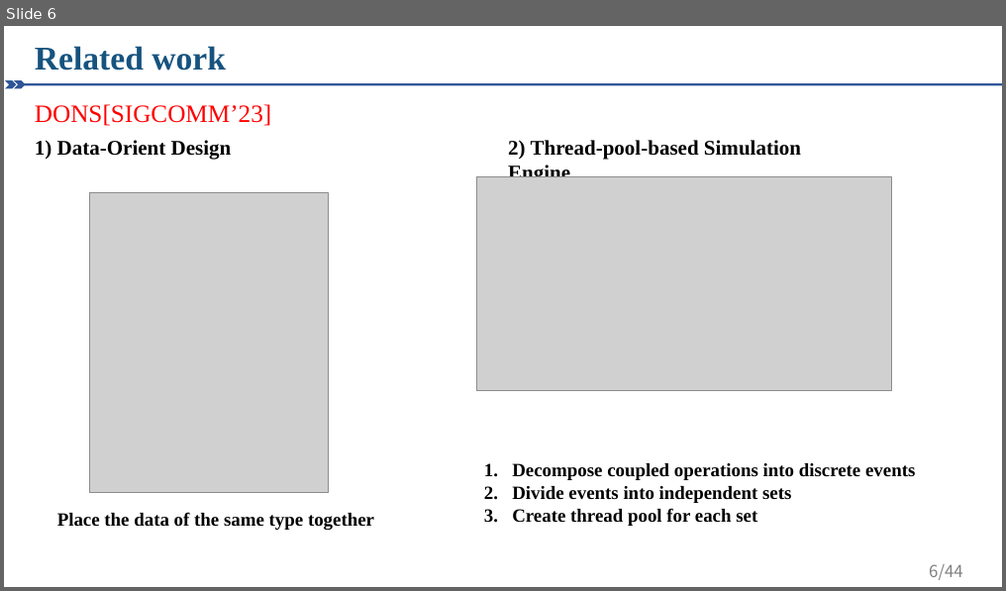
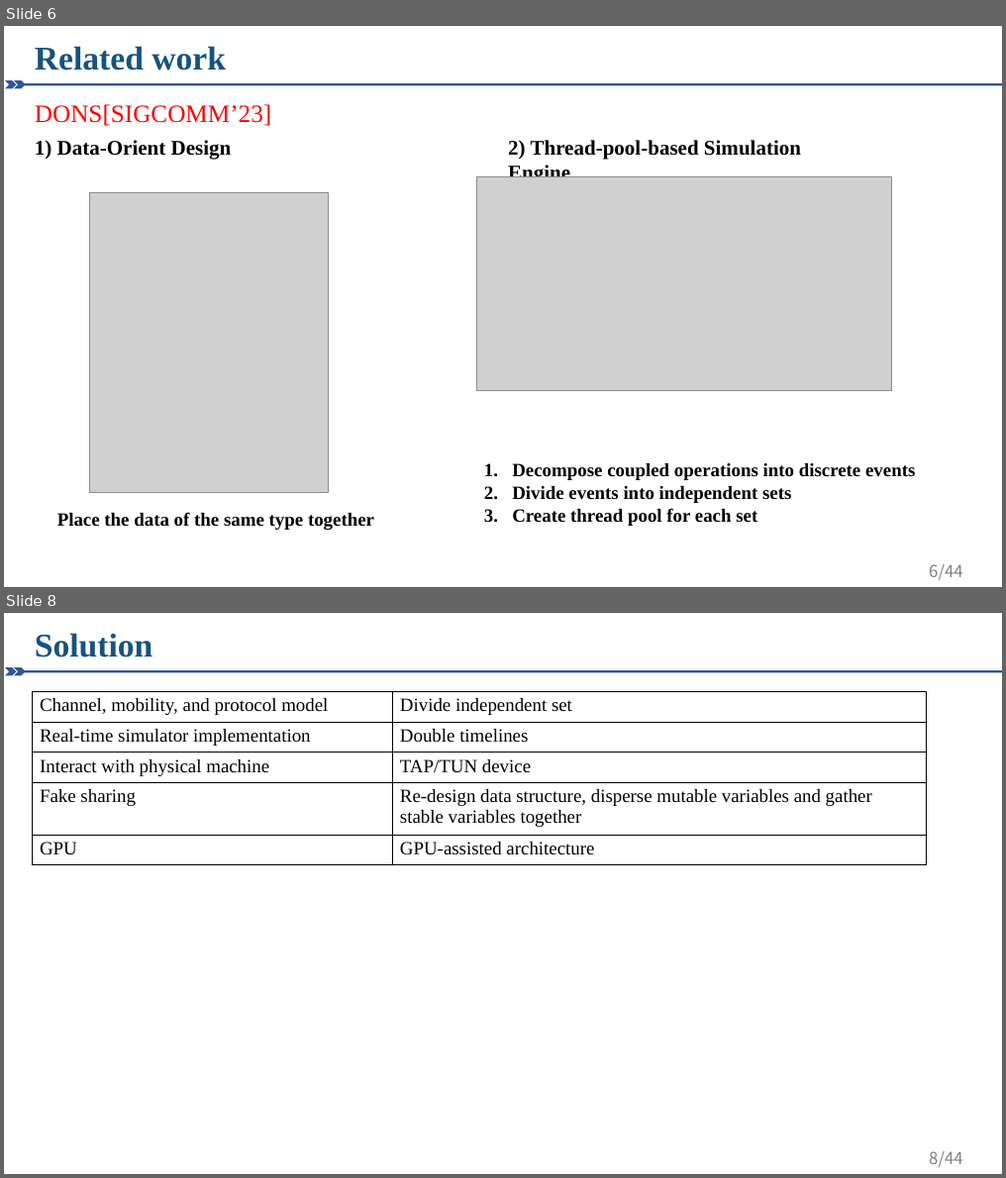
Before and after one commit to Qinyong-Li/obsidian, a slide deck: OS/DONS/FES.pptx. Shown one above the other, each under a label of ours: slide 6 before the commit, slides 6 and 8 after it; the slides between them are not shown. The pictures are 1006x591 and 1006x1178 pixels, drawn with LibreOffice and Linux fonts; fonts in the diff are those of the drawing; grey boxes stand for pictures. Boxes give left, top, right and bottom in pixels: in the first picture for what was removed or moved away, otherwise in the second. Text is boxed around its words. In the diff, an @@ line names an element or a change of style, - is before the commit and + after.

```diff
--- a/OS/DONS/FES.pptx
+++ b/OS/DONS/FES.pptx
@@ slide 8 added at bbox=[4, 613, 1002, 1174], background #FFFFFF; not listed: 4 template elements that a slide beside it also shows @@
@@ text added at bbox=[35, 633, 152, 658], 32 pt, text #16537F, bold @@
+Solution
@@ table added at bbox=[33, 691, 927, 865], 5 rows, 2 columns @@
+Channel, mobility, and protocol model | Divide independent set
+Real-time simulator implementation | Double timelines
+Interact with physical machine | TAP/TUN device
+Fake sharing | Re-design data structure, disperse mutable variables and gather stable variables together
+GPU | GPU-assisted architecture
```
Also in this commit, not shown: 2 slides changed, 1 slide removed, 1 other file.
